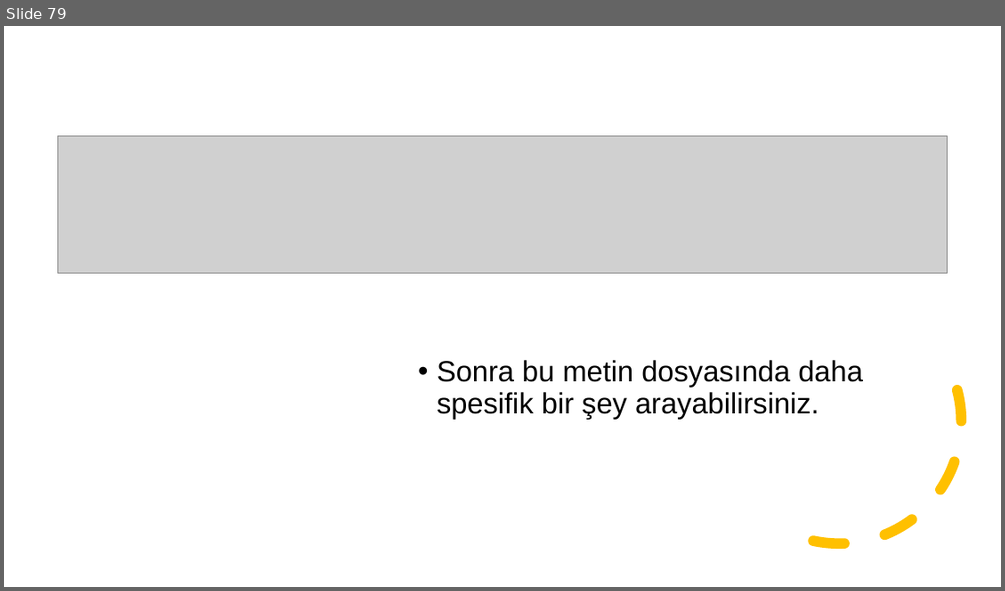
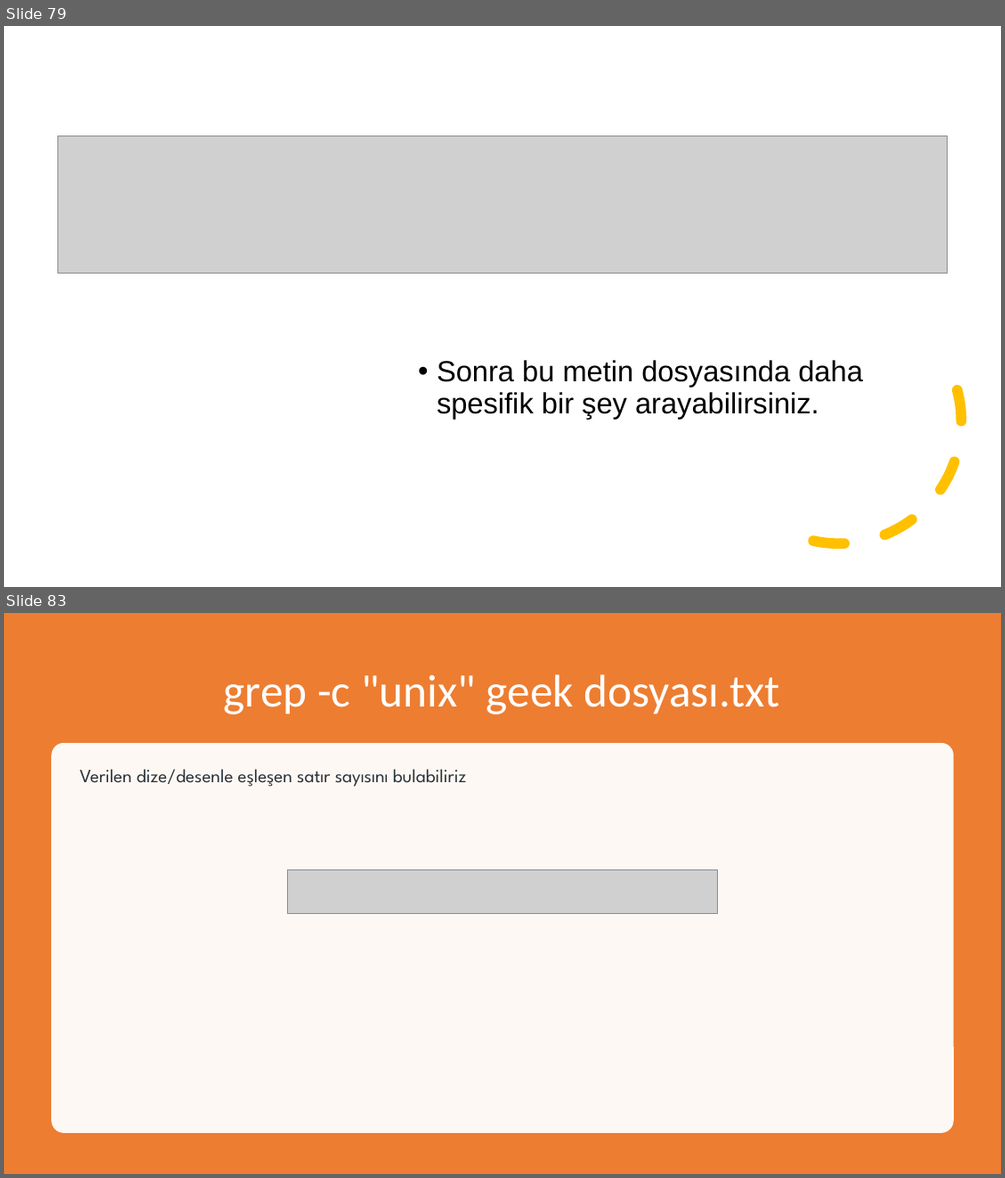
Before and after one commit to cahityusuf/LinuxCourse, a slide deck: LinuxKursu.pptx. Shown one above the other, each under a label of ours: slide 79 before the commit, slides 79 and 83 after it; the slides between them are not shown. The pictures are 1005x591 and 1005x1178 pixels, drawn with LibreOffice and Linux fonts; fonts in the diff are those of the drawing; grey boxes stand for pictures. Boxes give left, top, right and bottom in pixels: in the first picture for what was removed or moved away, otherwise in the second. Text is boxed around its words. In the diff, an @@ line names an element or a change of style, - is before the commit and + after.

Commit message:
grep detayları eklendi

```diff
--- a/LinuxKursu.pptx
+++ b/LinuxKursu.pptx
@@ slide 83 added at (4, 613, 1001, 1174), background #FFFFFF @@
@@ rectangle added at (4, 613, 1001, 1174), fill #ED7D31 @@
@@ title added at (224, 674, 780, 714), 44 pt, text #FFFFFF @@
+grep -c "unix" geek dosyası.txt
@@ rounded rectangle added at (51, 743, 954, 1133), fill #FFFFFF at 95% opacity @@
@@ text added at (80, 769, 467, 787), 18 pt, text #273239 @@
+Verilen dize/desenle eşleşen satır sayısını bulabiliriz
@@ picture added at (287, 869, 718, 913) @@
```
Also in this commit, not shown: 10 other slides added, 1 slide removed.
